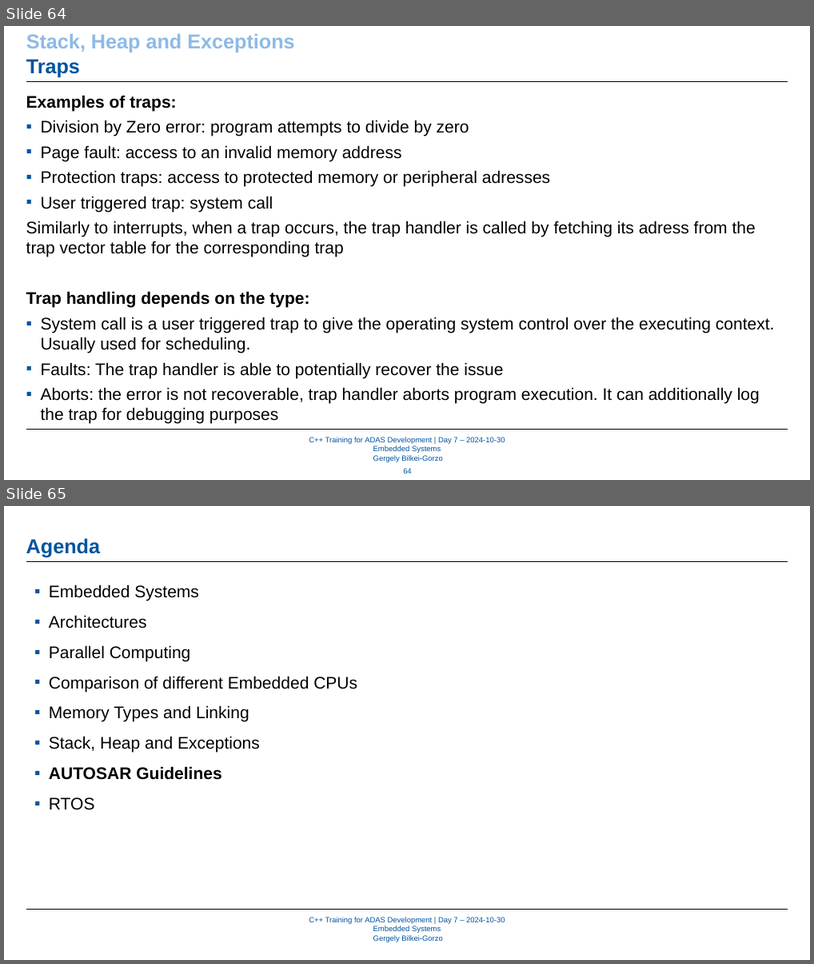
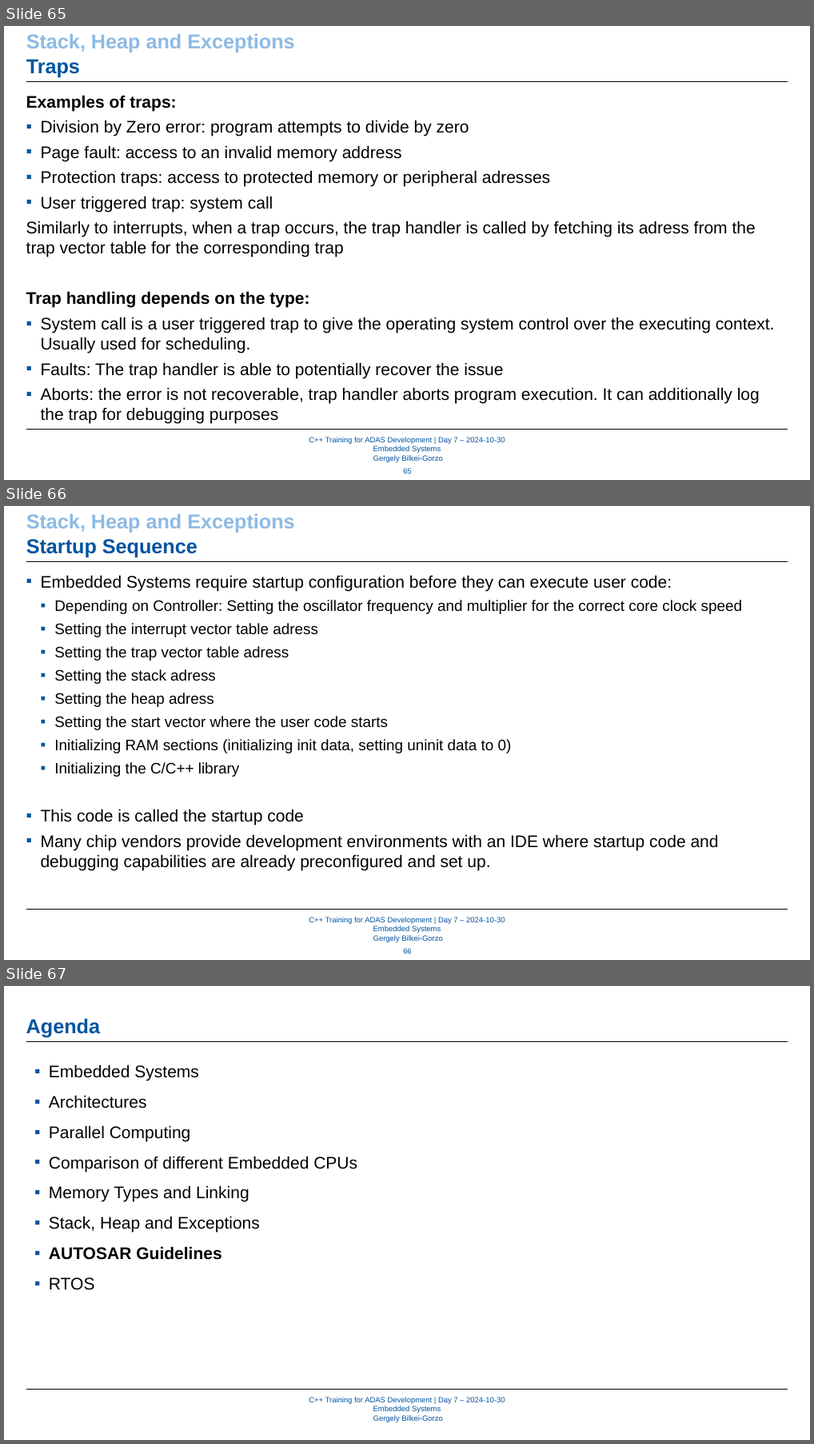
Before and after one commit to WhR4Ven/Diss_Dokument, a slide deck: Vortrag/07_Embedded_Systems.pptx. Shown one above the other, each under a label of ours: slides 64 and 65 before the commit, slides 65, 66 and 67 after it. The pictures are 814x964 and 814x1444 pixels, drawn with LibreOffice and Linux fonts; fonts in the diff are those of the drawing; background and template pictures are left out. Boxes give left, top, right and bottom in pixels: in the first picture for what was removed or moved away, otherwise in the second. Text is boxed around its words. In the diff, an @@ line names an element or a change of style, - is before the commit and + after.

```diff
--- a/Vortrag/07_Embedded_Systems.pptx
+++ b/Vortrag/07_Embedded_Systems.pptx
@@ slide 66 added at (4, 506, 810, 960), background #FFFFFF; not listed: 3 template elements that a slide beside it also shows @@
@@ text added at (26, 514, 294, 557), 24 pt, text #8EBAE5, bold @@
+Stack, Heap and Exceptions
+Startup Sequence
@@ text added at (41, 575, 742, 870), 18 pt, text #000000 @@
+▪ Embedded Systems require startup configuration before they can execute user code:
+  ▪ Depending on Controller: Setting the oscillator frequency and multiplier for the correct core clock speed
+  ▪ Setting the interrupt vector table adress
+  ▪ Setting the trap vector table adress
+  ▪ Setting the stack adress
+  ▪ Setting the heap adress
+  ▪ Setting the start vector where the user code starts
+  ▪ Initializing RAM sections (initializing init data, setting uninit data to 0)
+  ▪ Initializing the C/C++ library
+▪ This code is called the startup code
+▪ Many chip vendors provide development environments with an IDE where startup code and debugging capabilities are already preconfigured and set up.
@@ page number added at (403, 948, 412, 953), 9 pt, text #00549F @@
+66
@@ what was slide 64 is now slide 65 @@
@@ page number at (403, 468, 412, 473): text changed @@
-64
+65
@@ what was slide 65 is now slide 67 @@
```
Also in this commit, not shown: 11 slides changed, 1 other slide added, 4 slides removed.
